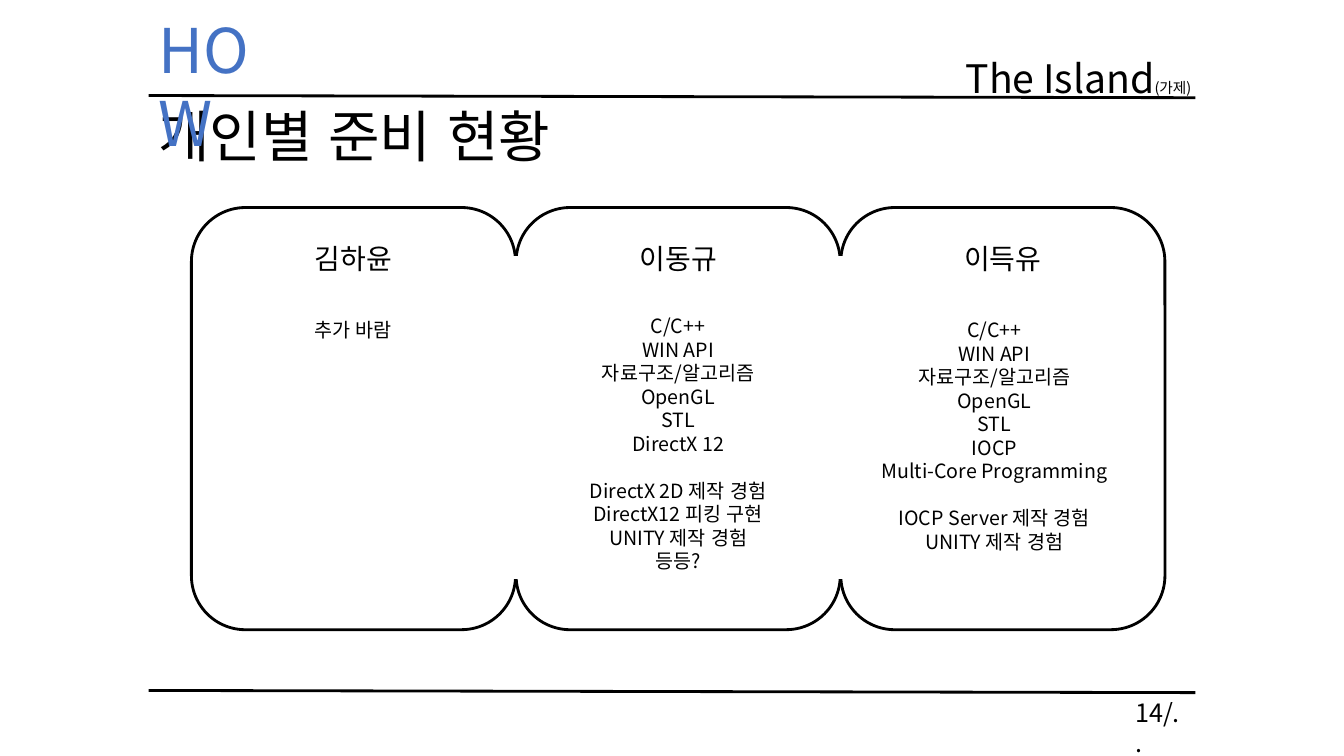
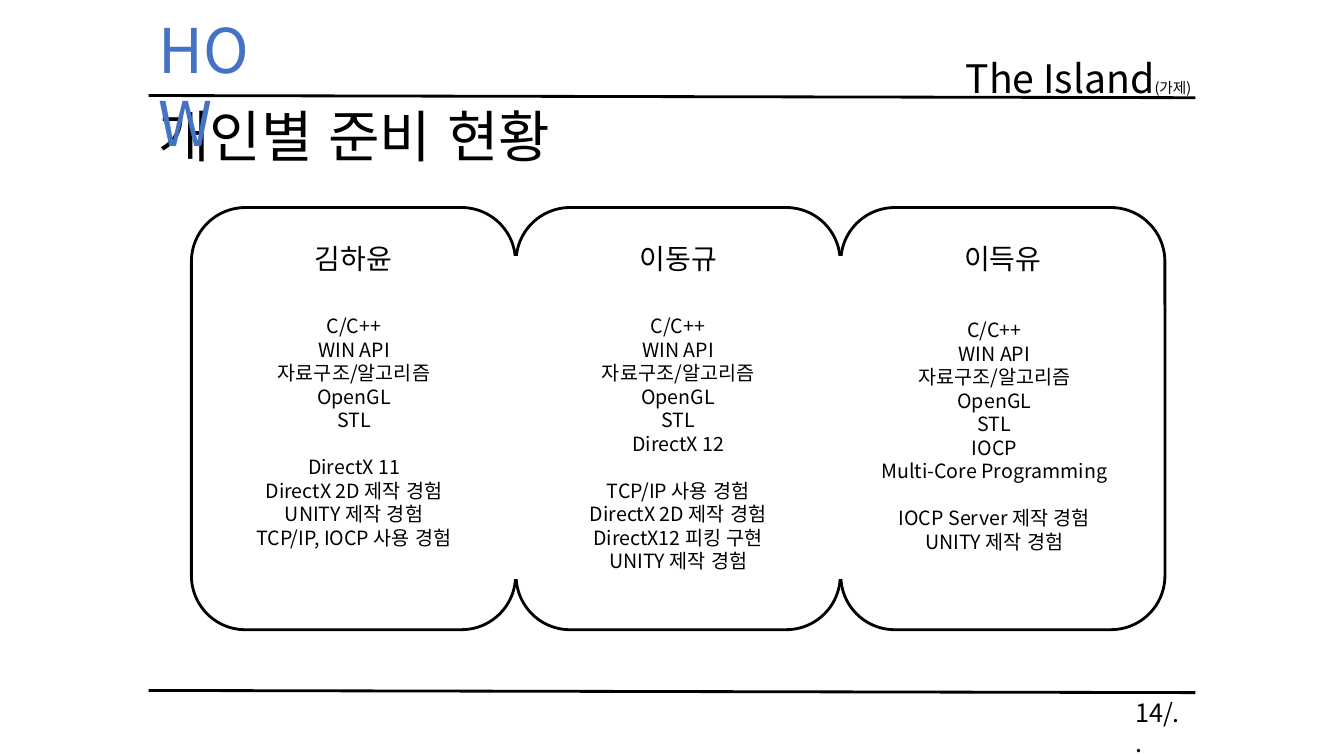
Before and after one commit to KimHaYoon/SickPerson, a slide deck: slide 14 of 문서/졸업작품 게임 기획서 초안.pptx. Drawn at 1344x756 pixels with LibreOffice and Linux fonts; fonts in the diff are those of the drawing. Boxes give left, top, right and bottom in pixels: in the first picture for what was removed or moved away, otherwise in the second. Text is boxed around its words. In the diff, an @@ line names an element or a change of style, - is before the commit and + after.

```diff
--- a/문서/졸업작품 게임 기획서 초안.pptx
+++ b/문서/졸업작품 게임 기획서 초안.pptx
@@ text added at box(256, 317, 452, 549), 14 pt, text #000000 @@
+C/C++
+WIN API
+자료구조/알고리즘
+OpenGL
+STL
+DirectX 11
+DirectX 2D 제작 경험
+UNITY 제작 경험
+TCP/IP, IOCP 사용 경험
@@ text removed at box(314, 320, 392, 339) @@
-추가 바람
@@ text at box(607, 481, 749, 502): paragraph added @@
+TCP/IP 사용 경험
@@ text at box(655, 552, 700, 570): paragraph removed @@
-등등?
```
Also in this commit, not shown: 4 other slides changed.
